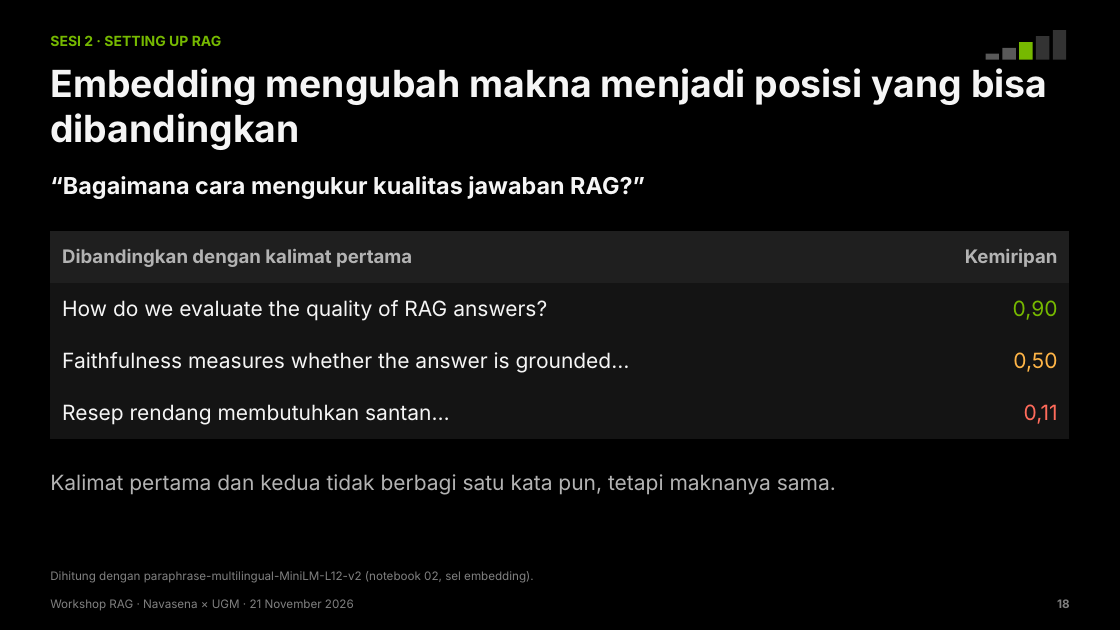
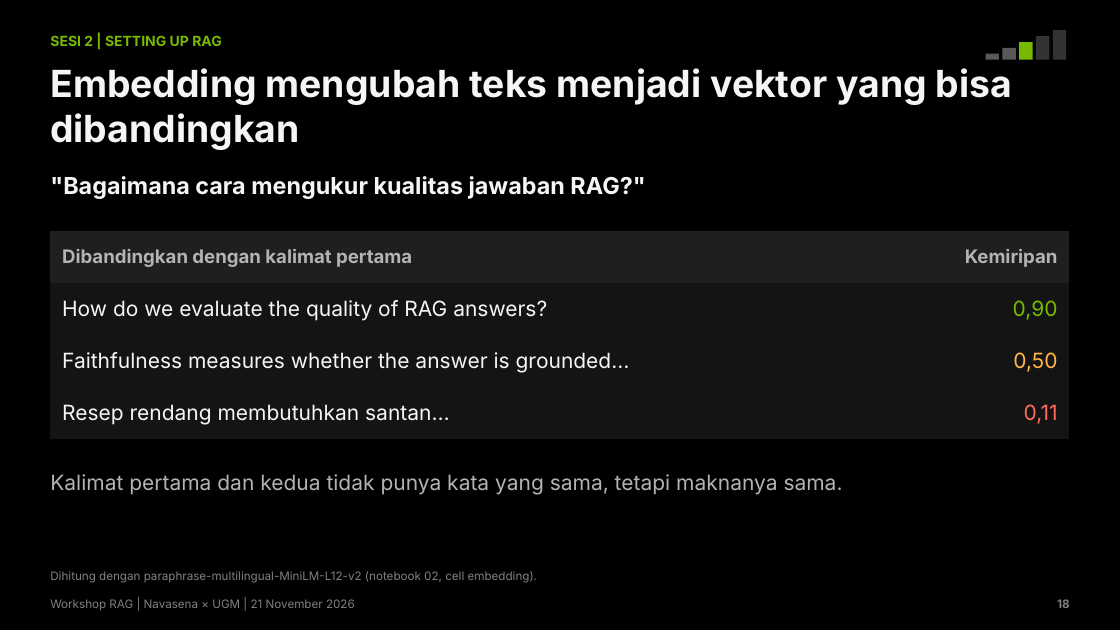
Before and after one commit to chmdznr/navasena-ugm-rag-workshop, a slide deck: slide 18 of slides/dist/Navasena_UGM_Workshop_RAG.pptx. Drawn at 1120x630 pixels with LibreOffice and Linux fonts; fonts in the diff are those of the drawing. Boxes give left, top, right and bottom in pixels: in the first picture for what was removed or moved away, otherwise in the second. Text is boxed around its words. In the diff, an @@ line names an element or a change of style, - is before the commit and + after.

Commit message:
Rapikan bahasa: istilah engineering yang lazim, tanpa terjemahan paksa
- knowledge base, guardrail, email, query, threshold, standar deviasi,
  masking, API key, role, end-to-end menggantikan terjemahan yang kaku
- Judul slide tidak lagi berpola 'X, bukan Y' dan 'tiga ...'
- Tanda baca dibersihkan (titik tengah, em-dash, kutip miring)
- Ingest berjalan dalam satu transaksi supaya aplikasi yang sedang jalan
  tidak melihat data setengah jadi
- Deck dan notebook dibangun ulang dengan hasil gladi terbaru

```diff
--- a/slides/dist/Navasena_UGM_Workshop_RAG.pptx
+++ b/slides/dist/Navasena_UGM_Workshop_RAG.pptx
@@ text at [50, 35, 222, 46]: text changed @@
-SESI 2 · SETTING UP RAG
+SESI 2 | SETTING UP RAG
@@ text at [50, 68, 1012, 150]: text changed @@
-Embedding mengubah makna menjadi posisi yang bisa dibandingkan
+Embedding mengubah teks menjadi vektor yang bisa dibandingkan
@@ text at [50, 176, 645, 199]: text changed @@
-“Bagaimana cara mengukur kualitas jawaban RAG?”
+"Bagaimana cara mengukur kualitas jawaban RAG?"
@@ text at [50, 474, 843, 495]: text changed @@
-Kalimat pertama dan kedua tidak berbagi satu kata pun, tetapi maknanya sama.
+Kalimat pertama dan kedua tidak punya kata yang sama, tetapi maknanya sama.
@@ text at [50, 599, 355, 611]: text changed @@
-Workshop RAG · Navasena × UGM · 21 November 2026
+Workshop RAG | Navasena × UGM | 21 November 2026
@@ text at [50, 571, 537, 583]: text changed @@
-Dihitung dengan paraphrase-multilingual-MiniLM-L12-v2 (notebook 02, sel embedding).
+Dihitung dengan paraphrase-multilingual-MiniLM-L12-v2 (notebook 02, cell embedding).
```
Also in this commit, not shown: 36 other slides changed, 30 other files.
